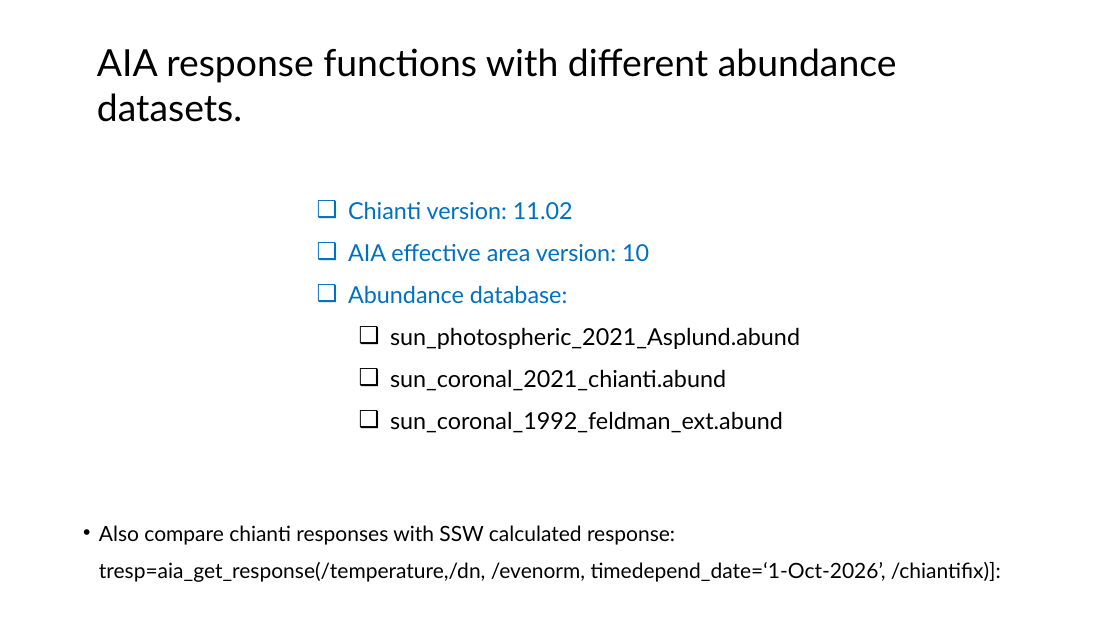
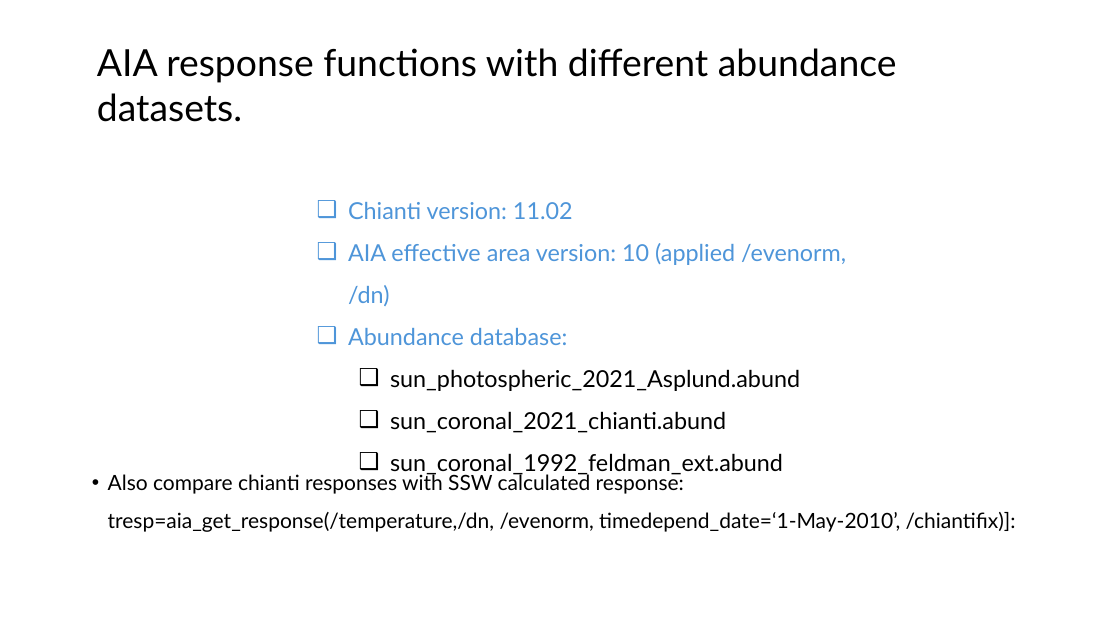
Before and after one commit to biswajitmb/Chianti_AIA_response, a slide deck: slide 1 of AIA_response_functions.pptx. Drawn at 1120x630 pixels with LibreOffice and Linux fonts; fonts in the diff are those of the drawing. Boxes give left, top, right and bottom in pixels: in the first picture for what was removed or moved away, otherwise in the second. Text is boxed around its words. In the diff, an @@ line names an element or a change of style, - is before the commit and + after.

```diff
--- a/AIA_response_functions.pptx
+++ b/AIA_response_functions.pptx
@@ text at (348,202,573,345): text colour #0070C0 to #4E95D9 in "Chianti version: 11.02", "Abundance database:" @@
@@ text at (348,243,846,306): text changed; text colour #0070C0 to #4E95D9 @@
-❑ AIA effective area version: 10
+❑ AIA effective area version: 10 (applied /evenorm, /dn)
@@ text at (108,473,1016,532): text changed @@
-• Also compare chianti responses with SSW calculated response: tresp=aia_get_response(/temperature,/dn, /evenorm, timedepend_date=‘1-Oct-2026’, /chiantifix)]:
+• Also compare chianti responses with SSW calculated response: tresp=aia_get_response(/temperature,/dn, /evenorm, timedepend_date=‘1-May-2010’, /chiantifix)]:
```
Also in this commit, not shown: 7 other slides changed, 19 other files.
